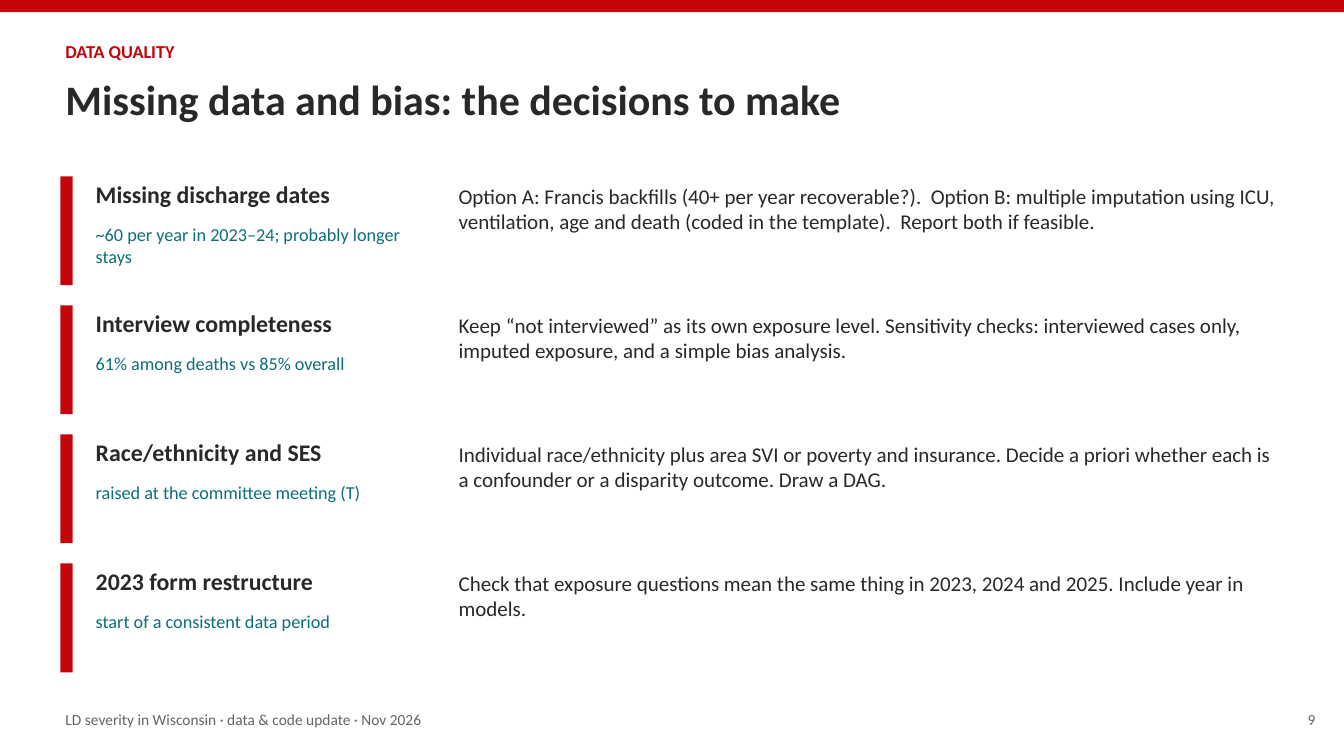
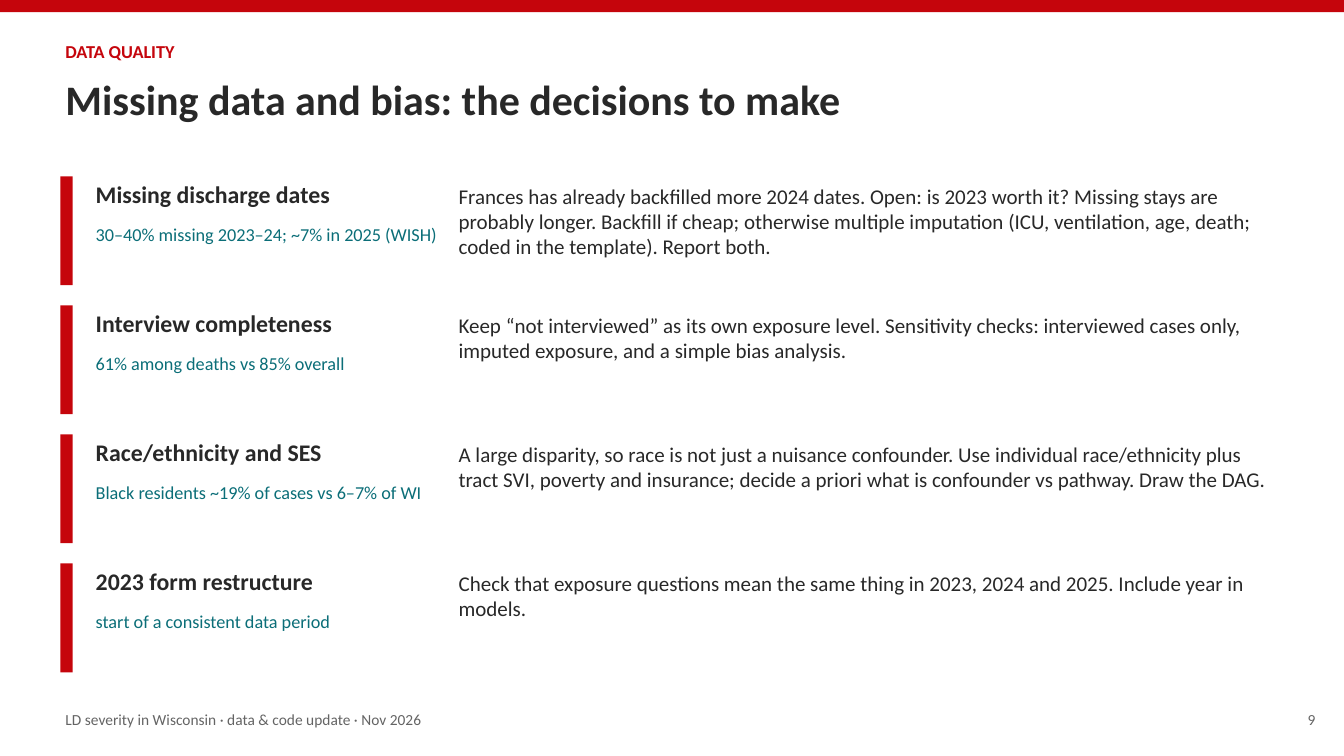
Before and after one commit to juel15401/Campinas_Dengue_Zika, a slide deck: slide 9 of legionnaires_update/deck/LD_project_update_for_Rachel_2026-11.pptx. Drawn at 1344x756 pixels with LibreOffice and Linux fonts; fonts in the diff are those of the drawing. Boxes give left, top, right and bottom in pixels: in the first picture for what was removed or moved away, otherwise in the second. Text is boxed around its words. In the diff, an @@ line names an element or a change of style, - is before the commit and + after.

```diff
--- a/legionnaires_update/deck/LD_project_update_for_Rachel_2026-11.pptx
+++ b/legionnaires_update/deck/LD_project_update_for_Rachel_2026-11.pptx
@@ text at (459,189,1250,258): text changed @@
-Option A: Francis backfills (40+ per year recoverable?). Option B: multiple imputation using ICU, ventilation, age and death (coded in the template). Report both if feasible.
+Frances has already backfilled more 2024 dates. Open: is 2023 worth it? Missing stays are probably longer. Backfill if cheap; otherwise multiple imputation (ICU, ventilation, age, death; coded in the template). Report both.
@@ text at (96,228,436,244): text changed @@
-~60 per year in 2023–24; probably longer stays
+30–40% missing 2023–24; ~7% in 2025 (WISH)
@@ text at (459,447,1265,491): text changed @@
-Individual race/ethnicity plus area SVI or poverty and insurance. Decide a priori whether each is a confounder or a disparity outcome. Draw a DAG.
+A large disparity, so race is not just a nuisance confounder. Use individual race/ethnicity plus tract SVI, poverty and insurance; decide a priori what is confounder vs pathway. Draw the DAG.
@@ text at (96,486,422,499): text changed @@
-raised at the committee meeting (T)
+Black residents ~19% of cases vs 6–7% of WI
```
Also in this commit, not shown: 5 other slides changed, 7 other files.
